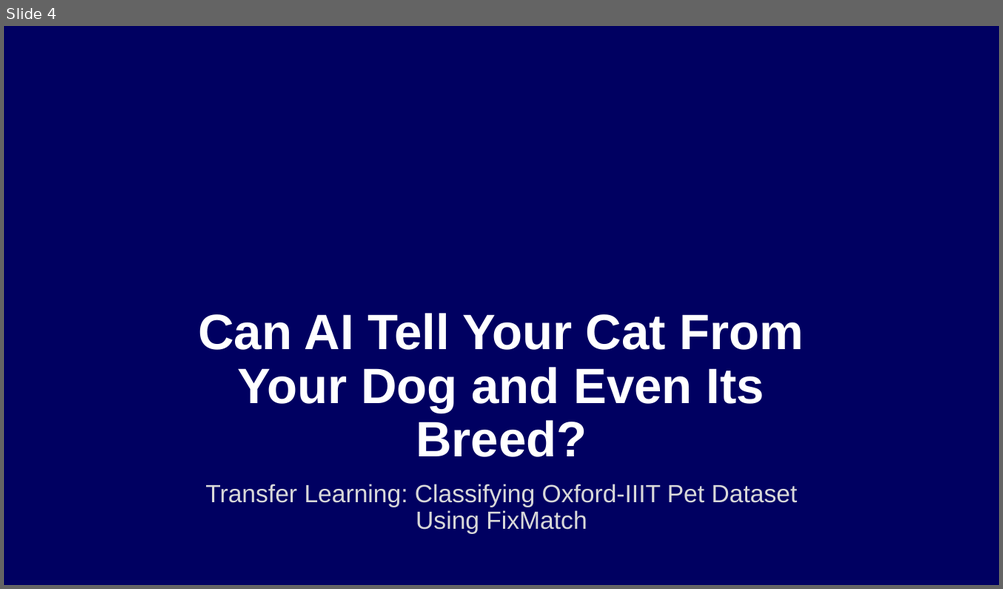
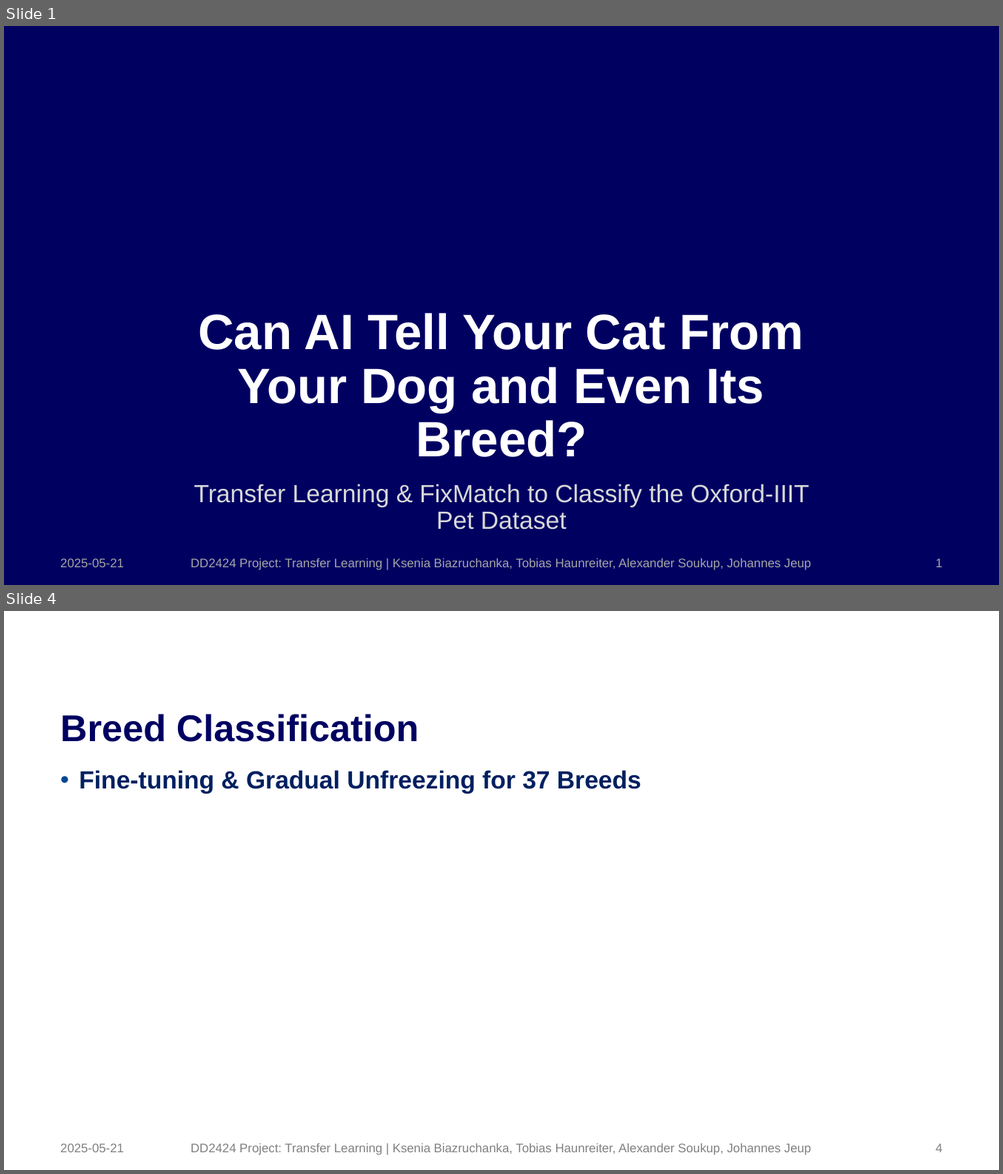
Before and after one commit to kseniabez/transfer-learning-project, a slide deck: DD2424_Presentation.pptx. Shown one above the other, each under a label of ours: slide 4 before the commit, slides 1 and 4 after it; the slides between them are not shown. The pictures are 1003x589 and 1003x1174 pixels, drawn with LibreOffice and Linux fonts; fonts in the diff are those of the drawing; background and template pictures are left out. Boxes give left, top, right and bottom in pixels: in the first picture for what was removed or moved away, otherwise in the second. Text is boxed around its words. In the diff, an @@ line names an element or a change of style, - is before the commit and + after.

```diff
--- a/DD2424_Presentation.pptx
+++ b/DD2424_Presentation.pptx
@@ slide 4 added at [4, 611, 999, 1170], background #FFFFFF @@
@@ title added at [60, 714, 418, 742], 36 pt, text #000061, bold @@
+Breed Classification
@@ text added at [79, 770, 641, 794], 24 pt, text #002060, bold @@
+• Fine-tuning & Gradual Unfreezing for 37 Breeds
@@ text added at [60, 1144, 124, 1153], 12 pt, text #808080 @@
+2025-05-21
@@ text added at [190, 1144, 811, 1156], 12 pt, text #808080 @@
+DD2424 Project: Transfer Learning | Ksenia Biazruchanka, Tobias Haunreiter, Alexander Soukup, Johannes Jeup
@@ page number added at [935, 1144, 942, 1153], 12 pt, text #808080 @@
+4
@@ what was slide 4 is now slide 1 @@
@@ slide 1 changed as well @@
@@ subtitle at [194, 484, 808, 530]: text changed @@
-Transfer Learning: Classifying Oxford-IIIT Pet Dataset Using FixMatch
+Transfer Learning & FixMatch to Classify the Oxford-IIIT Pet Dataset
@@ text added at [60, 559, 124, 568], 12 pt, text #A6A6A6 @@
+2025-05-21
@@ text added at [190, 559, 811, 571], 12 pt, text #A6A6A6 @@
+DD2424 Project: Transfer Learning | Ksenia Biazruchanka, Tobias Haunreiter, Alexander Soukup, Johannes Jeup
@@ page number added at [935, 559, 942, 568], 12 pt, text #A6A6A6 @@
+1
```
Also in this commit, not shown: 5 other slides added, 4 slides removed.
